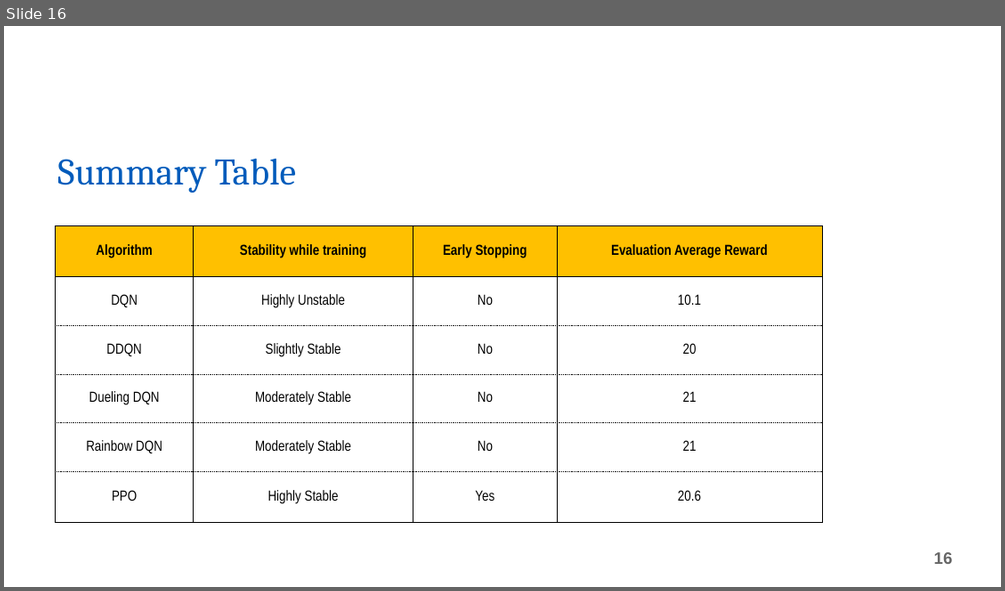
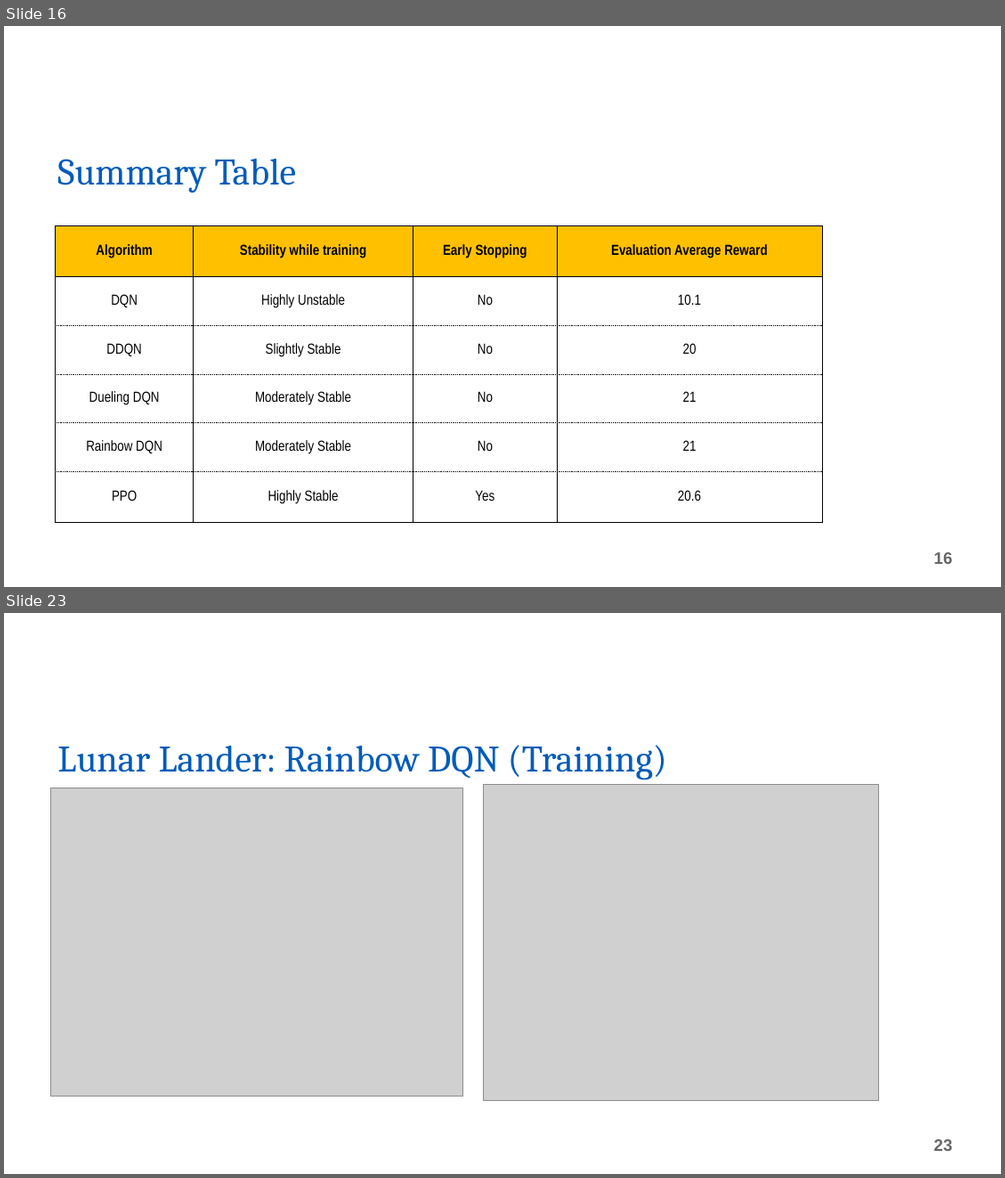
Before and after one commit to vivek-viswam-rv/rl-experiments, a slide deck: Final Project Presentation.pptx. Shown one above the other, each under a label of ours: slide 16 before the commit, slides 16 and 23 after it; the slides between them are not shown. The pictures are 1005x591 and 1005x1178 pixels, drawn with LibreOffice and Linux fonts; fonts in the diff are those of the drawing; grey boxes stand for pictures; background and template pictures are left out. Boxes give left, top, right and bottom in pixels: in the first picture for what was removed or moved away, otherwise in the second. Text is boxed around its words. In the diff, an @@ line names an element or a change of style, - is before the commit and + after.

Commit message:
Updated ppt with Lunar Lander and Acrobot results

```diff
--- a/Final Project Presentation.pptx
+++ b/Final Project Presentation.pptx
@@ slide 23 added at (4, 613, 1001, 1174), background picture (left out) @@
@@ title added at (57, 745, 667, 780), 36 pt, text #005BBB @@
+Lunar Lander: Rainbow DQN (Training)
@@ picture added at (50, 788, 462, 1097) @@
@@ picture added at (484, 784, 878, 1101) @@
@@ page number added at (934, 1139, 953, 1151), 16 pt, text #666666, bold @@
+23
```
Also in this commit, not shown: 2 slides changed, 19 other slides added.
